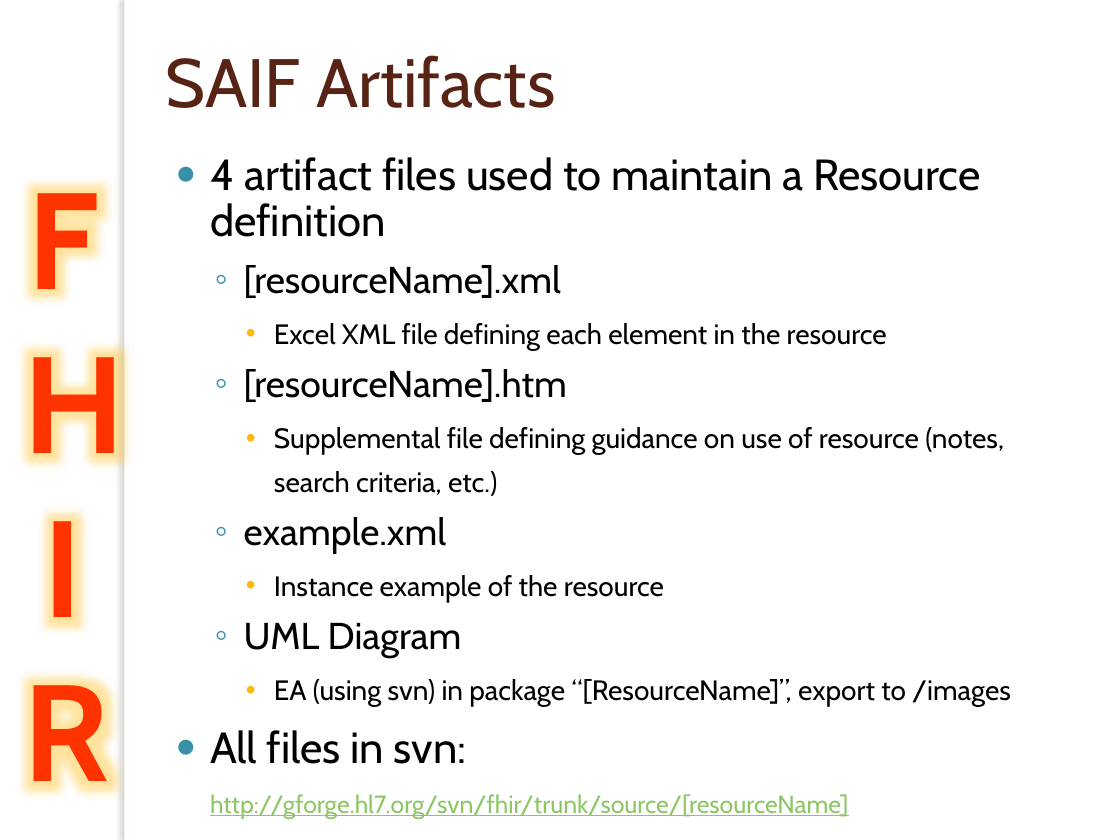
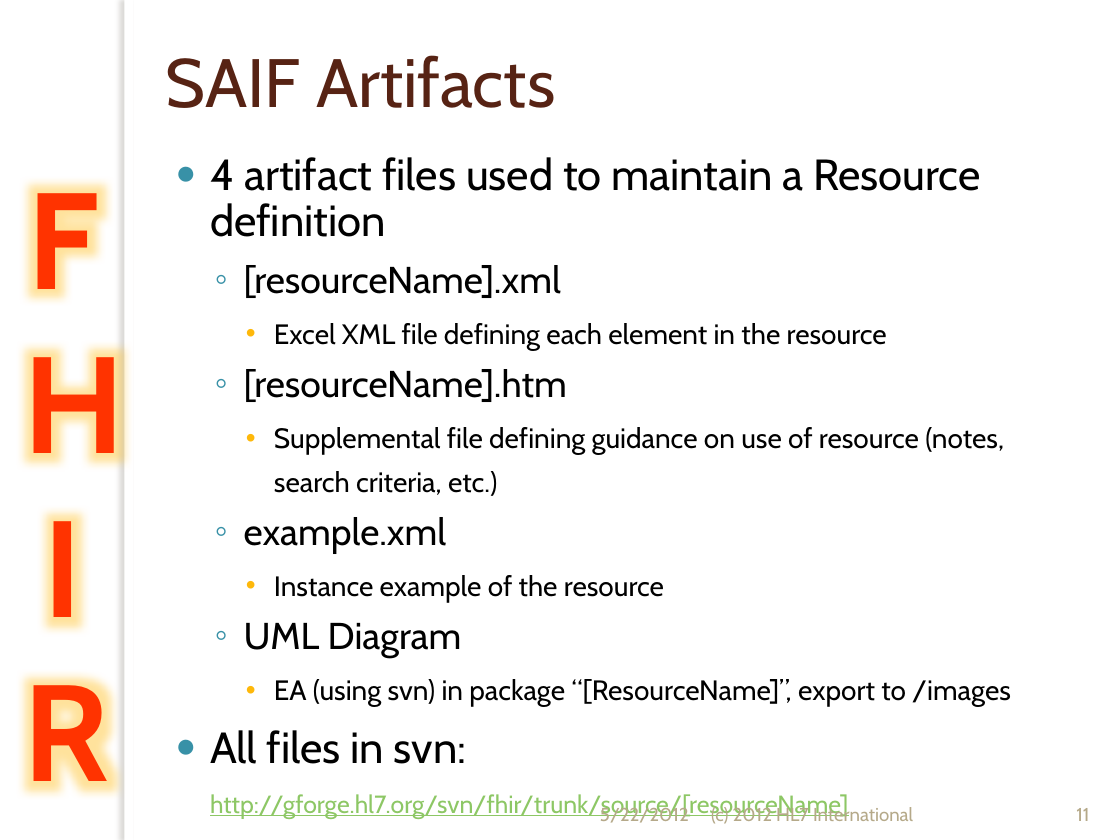
Before and after one commit to vista-novo/fhir, a slide deck: slide 11 of presentations/2012-May/201205 WGM Building with FHIR.pptx. Drawn at 1120x840 pixels with LibreOffice and Linux fonts; fonts in the diff are those of the drawing; background and template pictures are left out. Boxes give left, top, right and bottom in pixels: in the first picture for what was removed or moved away, otherwise in the second. Text is boxed around its words. In the diff, an @@ line names an element or a change of style, - is before the commit and + after.

```diff
--- a/presentations/2012-May/201205 WGM Building with FHIR.pptx
+++ b/presentations/2012-May/201205 WGM Building with FHIR.pptx
@@ text added at <box>600,805,689,823</box>, 12 pt, text #B6A98A @@
+5/22/2012
@@ text added at <box>711,805,913,824</box>, 12 pt, text #B6A98A @@
+(c) 2012 HL7 International
@@ page number added at <box>1076,808,1089,821</box>, 12 pt, text #B6A98A @@
+11
```
Also in this commit, not shown: 39 other slides changed, 4 slides added, 3 slides removed, 1 other file.
